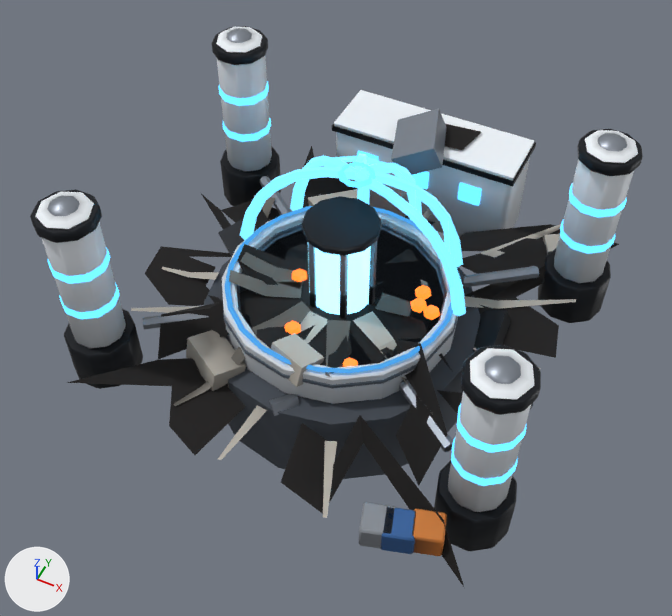
Before and after pictures for a commit that changed the glTF model public/assets/shared/sites/shield-depot-vesper.glb.
Rendered twice from a 50 mm lens placed at (3.15, -6.43, 8.14), pointed at (0.0, -0.13, 0.26). The axes (+X, +Y, +Z) are drawn at lower left. The lights are the same throughout. The picture after the commit comes second. Vertices at exactly the same position are counted once.

Names of what the first picture shows: 'site_shield_depot_vesper_body', 'site_shield_depot_vesper_core', 'site_shield_depot_vesper_ruin'.
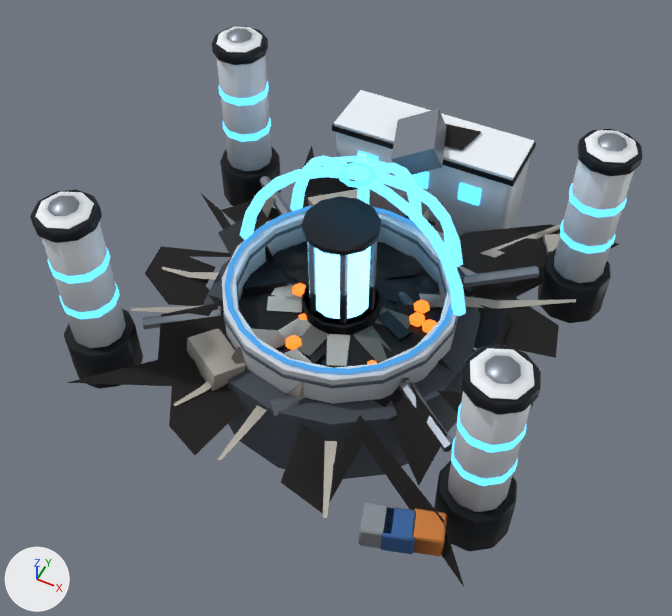
What differs and where, as boxes (x1, y1, x2, y2) in the pictures (672 x 616 px; the box of a moved part takes in the faces that stretch with it):
part 1 of me_site_shield_depot_vesper_body, moved or reshaped
    before: (236, 218, 458, 372)
    after: (236, 218, 458, 378)
part 2 of me_site_shield_depot_vesper_body, edited (looks the same)
    both: (227, 161, 460, 369)
part 3 of me_site_shield_depot_vesper_ruin, moved or reshaped
    before: (415, 285, 431, 300)
    after: (414, 299, 430, 314)
part 4 of me_site_shield_depot_vesper_ruin, moved or reshaped
    before: (292, 269, 307, 282)
    after: (292, 283, 306, 296)
part 5 of me_site_shield_depot_vesper_ruin, moved or reshaped
    before: (411, 298, 427, 313)
    after: (409, 312, 425, 327)
part 6 of me_site_shield_depot_vesper_ruin, moved or reshaped
    before: (423, 305, 440, 320)
    after: (422, 319, 437, 333)
part 7 of me_site_shield_depot_vesper_ruin, moved or reshaped
    before: (285, 321, 301, 334)
    after: (286, 335, 301, 350)
part 8 of me_site_shield_depot_vesper_ruin, moved or reshaped (not visible afterwards)
    before: (343, 357, 358, 367)
part 9 of me_site_shield_depot_vesper_ruin, moved or reshaped
    before: (375, 293, 411, 317)
    after: (375, 307, 410, 329)
part 10 of me_site_shield_depot_vesper_ruin, moved or reshaped
    before: (271, 333, 324, 387)
    after: (283, 348, 311, 401)
part 11 of me_site_shield_depot_vesper_ruin, deleted
    before: (240, 252, 304, 289)
part 12 of me_site_shield_depot_vesper_ruin, deleted
    before: (274, 311, 328, 349)
part 13 of me_site_shield_depot_vesper_ruin, deleted
    before: (229, 270, 302, 298)
part 14 of me_site_shield_depot_vesper_ruin, deleted
    before: (325, 320, 351, 377)
part 15 of me_site_shield_depot_vesper_ruin, moved or reshaped
    before: (208, 244, 453, 433)
    after: (158, 245, 484, 435)
part 16 of me_site_shield_depot_vesper_ruin, edited (looks the same)
    both: (131, 149, 533, 450)

Edits to the bpy script that builds the scene:
```text
Change me_site_shield_depot_vesper_body:
    used by ob_site_shield_depot_vesper_body; location = (0.0, 0.0, 0.0)
    remove me_site_shield_depot_vesper_body.from_pydata(...)  # 2566 vertices, 4920 faces; spans x -2.64..2.64, y -2.54..3.02, z -1.0..2.1
    add me_site_shield_depot_vesper_body.from_pydata(...)  # 2566 vertices, 4928 faces; spans x -2.64..2.64, y -2.54..3.02, z -1.0..2.1
    me_site_shield_depot_vesper_body part 1: 66 of 2566 vertices moved; they spanned x -1.19..1.36, y -1.19..1.19, z 0.1..0.4 and now span x -1.21..1.36, y -1.21..1.21, z 0.1..0.4; mean shift (0.0, 0.0, 0.0); largest move (1.17, 0.0, 0.1) -> (1.21, 0.0, 0.1)
    me_site_shield_depot_vesper_body part 2: 322 kept faces spanning x -1.31..1.36, y -1.27..1.31, z 0.1..1.89 get new vertex colours; the middle colour goes from light grey #c2c2c2 to light grey #c8c8c8
Change me_site_shield_depot_vesper_ruin:
    used by ob_site_shield_depot_vesper_ruin; location = (0.0, 0.0, 0.0)
    remove me_site_shield_depot_vesper_ruin.from_pydata(...)  # 777 vertices, 1100 faces; spans x -2.59..2.58, y -2.51..2.89, z -0.14..1.18
    add me_site_shield_depot_vesper_ruin.from_pydata(...)  # 765 vertices, 1088 faces; spans x -2.59..2.58, y -2.51..2.89, z -0.14..1.18
    me_site_shield_depot_vesper_ruin part 3: the loose piece of 18 vertices spanning x 0.74..0.94, y 0.29..0.47, z 0.38..0.48 is moved by (0.0, 0.0, -0.24)
    me_site_shield_depot_vesper_ruin part 4: the loose piece of 18 vertices spanning x -0.63..-0.43, y -0.1..0.07, z 0.38..0.48 is moved by (0.0, 0.0, -0.24)
    me_site_shield_depot_vesper_ruin part 5: the loose piece of 18 vertices spanning x 0.77..0.97, y 0.1..0.27, z 0.38..0.48 is moved by (0.0, 0.0, -0.24)
    me_site_shield_depot_vesper_ruin part 6: the loose piece of 18 vertices spanning x 0.94..1.14, y 0.06..0.23, z 0.38..0.48 is moved by (0.0, 0.0, -0.24)
    me_site_shield_depot_vesper_ruin part 7: the loose piece of 18 vertices spanning x -0.32..-0.12, y -0.83..-0.66, z 0.38..0.48 is moved by (0.0, 0.0, -0.24)
    me_site_shield_depot_vesper_ruin part 8: the loose piece of 18 vertices spanning x 0.46..0.66, y -1.01..-0.84, z 0.38..0.48 is moved by (0.0, 0.0, -0.24)
    me_site_shield_depot_vesper_ruin part 9: the loose piece of 4 vertices spanning x 0.43..0.83, y -0.08..0.19, z 0.43 is moved by (0.0, 0.0, -0.24)
    me_site_shield_depot_vesper_ruin part 10: the loose piece of 8 vertices spanning x -0.26..0.31, y -1.4..-0.87, z 0.28..0.64 is moved by (0.0, 0.0, -0.25)
    me_site_shield_depot_vesper_ruin part 11: the loose piece of 6 vertices spanning x -1.18..-0.43, y -0.25..0.07, z 0.43..0.6 is deleted
    me_site_shield_depot_vesper_ruin part 12: the loose piece of 6 vertices spanning x -0.2..0.09, y -1.21..-0.44, z 0.43..0.6 is deleted
    me_site_shield_depot_vesper_ruin part 13: the loose piece of 6 vertices spanning x -1.16..-0.35, y -0.61..-0.08, z 0.43..0.65 is deleted
    me_site_shield_depot_vesper_ruin part 14: the loose piece of 6 vertices spanning x 0.06..0.6, y -1.26..-0.36, z 0.43..0.58 is deleted
    me_site_shield_depot_vesper_ruin part 15: 42 vertices moved from x -0.79..0.84, y -1.07..0.92, z 0.41..0.43 to x -0.79..0.84, y -1.07..0.92, z 0.17..0.19; 64 vertices removed from x -1.25..1.16, y -1.2..0.96, z 0.41..0.64; 76 vertices added at x -0.93..1.11, y -0.88..0.96, z 0.17..0.19
    me_site_shield_depot_vesper_ruin part 16: 317 kept faces spanning x -2.26..2.41, y -1.98..1.95, z -0.02..1.18 get new vertex colours; the middle colour goes from grey #909090 to grey #aaaaaa
```
